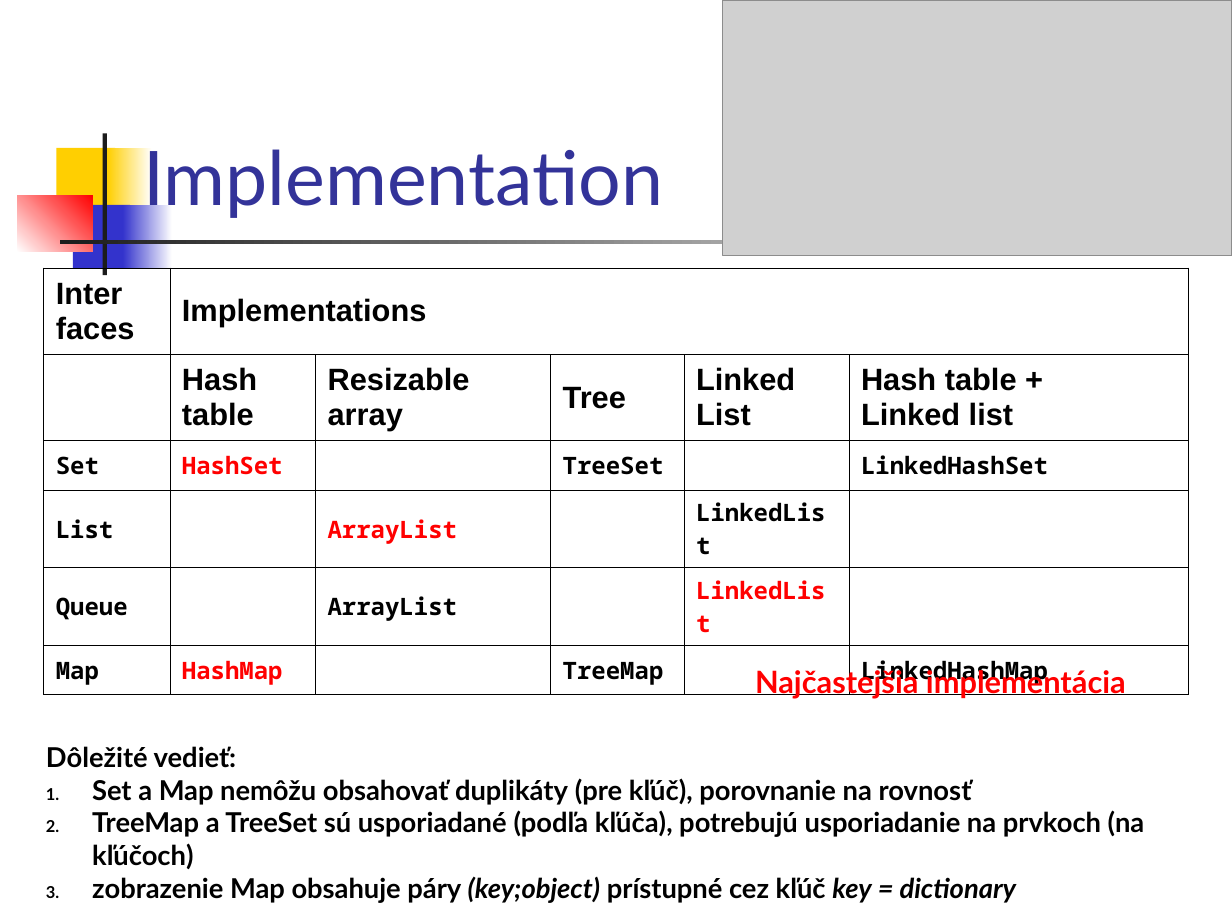
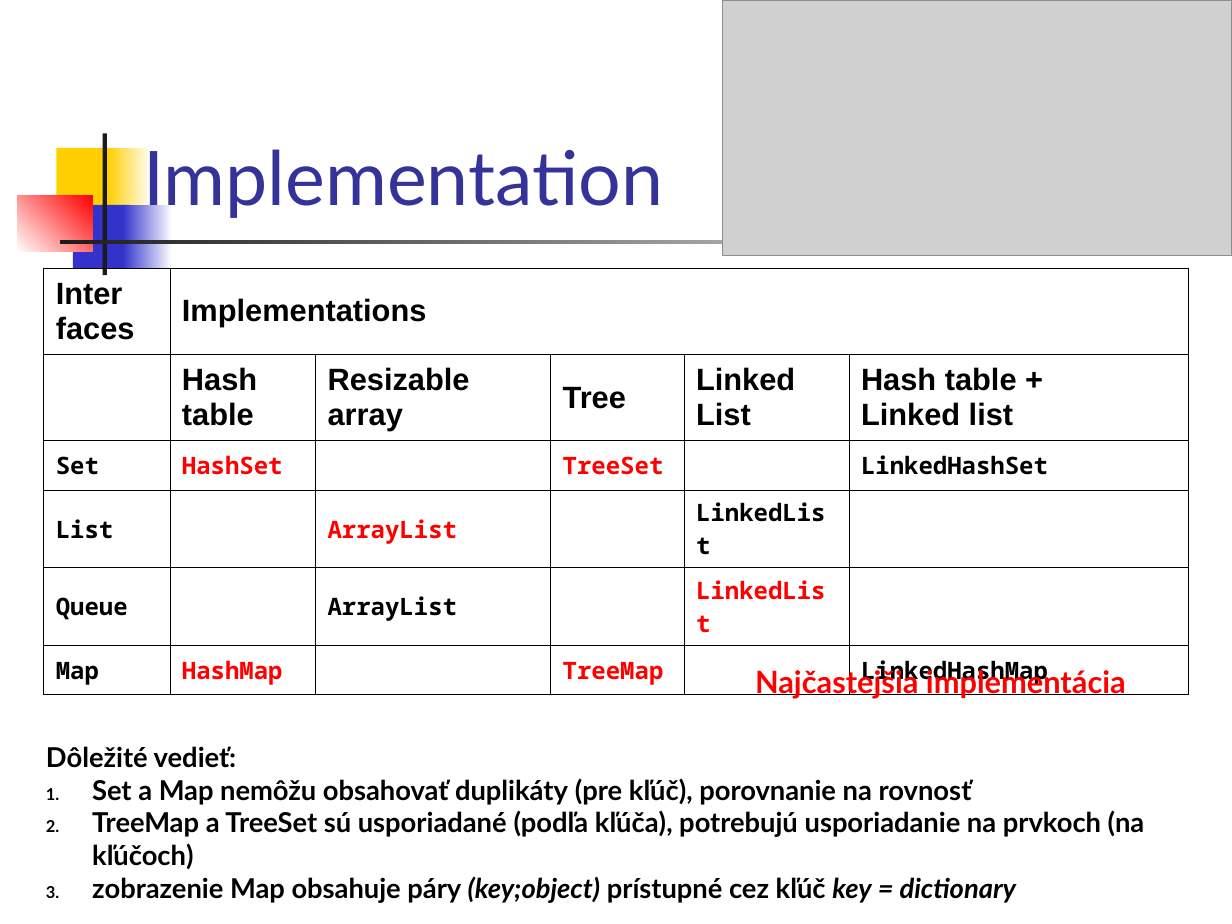
Before and after one commit to Programovanie4/Prednasky, a slide deck: slide 16 of 06/06_java.ppt (slide 9 before the commit). Drawn at 1232x924 pixels with LibreOffice and Linux fonts; fonts in the diff are those of the drawing; grey boxes stand for pictures. Boxes give left, top, right and bottom in pixels: in the first picture for what was removed or moved away, otherwise in the second. Text is boxed around its words. In the diff, an @@ line names an element or a change of style, - is before the commit and + after.

```diff
--- a/06/06_java.ppt
+++ b/06/06_java.ppt
@@ table at box(43, 269, 1188, 690) @@
@@ text colour #000000 to #FF0000 in "TreeSet", "TreeMap" @@
```
Also in this commit, not shown: 6 other slides changed, 7 slides added, 3 other files.
